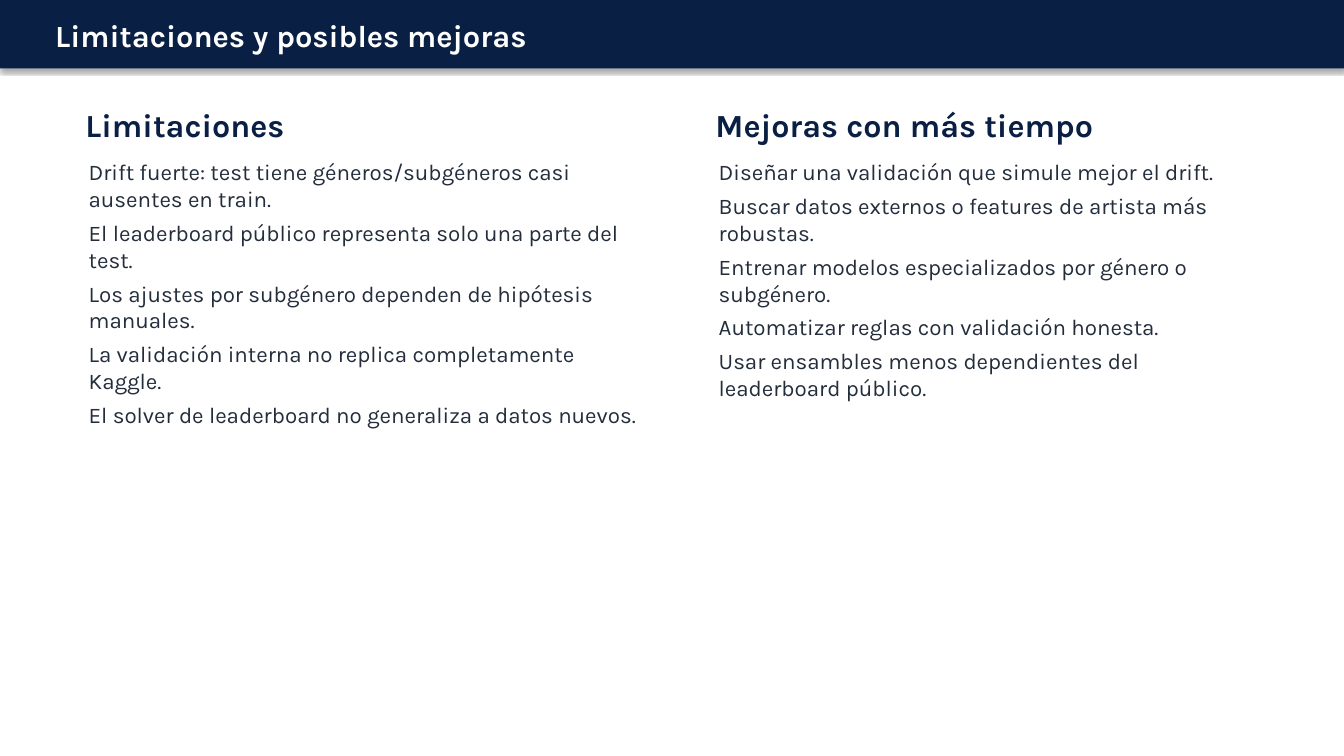
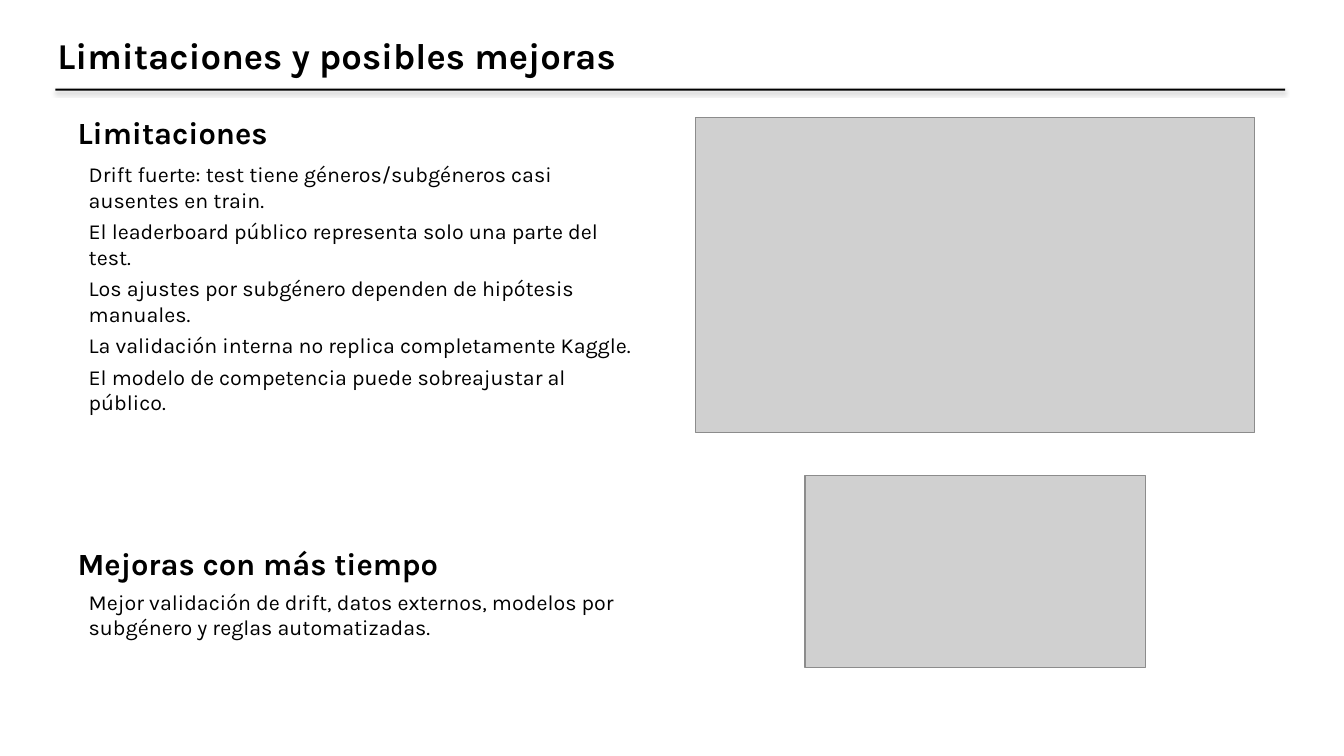
Before and after one commit to matigold22/TP3_Predictiva_Kaggle, a slide deck: slide 8 of presentacion/PRESENTACION_MODELOS_FINAL.pptx (slide 9 before the commit). Drawn at 1344x756 pixels with LibreOffice and Linux fonts; fonts in the diff are those of the drawing; grey boxes stand for pictures. Boxes give left, top, right and bottom in pixels: in the first picture for what was removed or moved away, otherwise in the second. Text is boxed around its words. In the diff, an @@ line names an element or a change of style, - is before the commit and + after.

Commit message:
Rearmar presentacion con layout limpio

```diff
--- a/presentacion/PRESENTACION_MODELOS_FINAL.pptx
+++ b/presentacion/PRESENTACION_MODELOS_FINAL.pptx
@@ text "Limitaciones y posibles mejoras": place and size @@
-text "Limitaciones y posibles mejoras" at <box>55,25,526,55</box>
+text "Limitaciones y posibles mejoras" at <box>57,43,615,78</box>
@@ text "Limitaciones y posibles mejoras" at <box>57,43,615,78</box>: size 22 to 26 pt, text colour #FFFFFF to #000000 @@
@@ rectangle: place and size @@
-rectangle at <box>0,0,1344,69</box>
+rectangle at <box>55,89,1286,91</box>
@@ rectangle at <box>55,89,1286,91</box>: fill #0A1F44 to #000000 @@
@@ text "Limitaciones": place and size @@
-text "Limitaciones" at <box>85,114,284,138</box>
+text "Limitaciones" at <box>78,122,268,145</box>
@@ text "Limitaciones" at <box>78,122,268,145</box>: size 23 to 22 pt, text colour #0A1F44 to #000000 @@
@@ picture added at <box>696,117,1255,432</box> @@
@@ text at <box>89,165,631,359</box>: size 16 to 15.3 pt, text colour #232D3C to #000000 in "Drift fuerte: test tiene géneros/subgéneros casi ausentes ...", "El leaderboard público representa solo una parte ...", "Los ajustes por subgénero dependen de hipótesis ...", "La validación interna no replica completamente Kaggle."; less space between paragraphs @@
@@ text removed at <box>719,163,1213,402</box> @@
-Diseñar una validación que simule mejor el drift.
-Buscar datos externos o features de artista más robustas.
-Entrenar modelos especializados por género o subgénero.
-Automatizar reglas con validación honesta.
-Usar ensambles menos dependientes del leaderboard público.
@@ text at <box>89,370,566,415</box>: text changed; size 16 to 15.3 pt; text colour #232D3C to #000000 @@
-El solver de leaderboard no generaliza a datos nuevos.
+El modelo de competencia puede sobreajustar al público.
@@ picture added at <box>806,476,1146,667</box> @@
@@ text "Mejoras con más tiempo" at <box>78,551,438,582</box>: size 23 to 22 pt, text colour #0A1F44 to #000000 @@
@@ text "Mejoras con más tiempo": place and size @@
-text "Mejoras con más tiempo" at <box>715,112,1093,145</box>
+text "Mejoras con más tiempo" at <box>78,551,438,582</box>
@@ text added at <box>89,593,614,641</box>, 15.3 pt, text #000000 @@
+Mejor validación de drift, datos externos, modelos por subgénero y reglas automatizadas.
```
Also in this commit, not shown: 5 other slides changed, 3 slides added, 4 slides removed.
